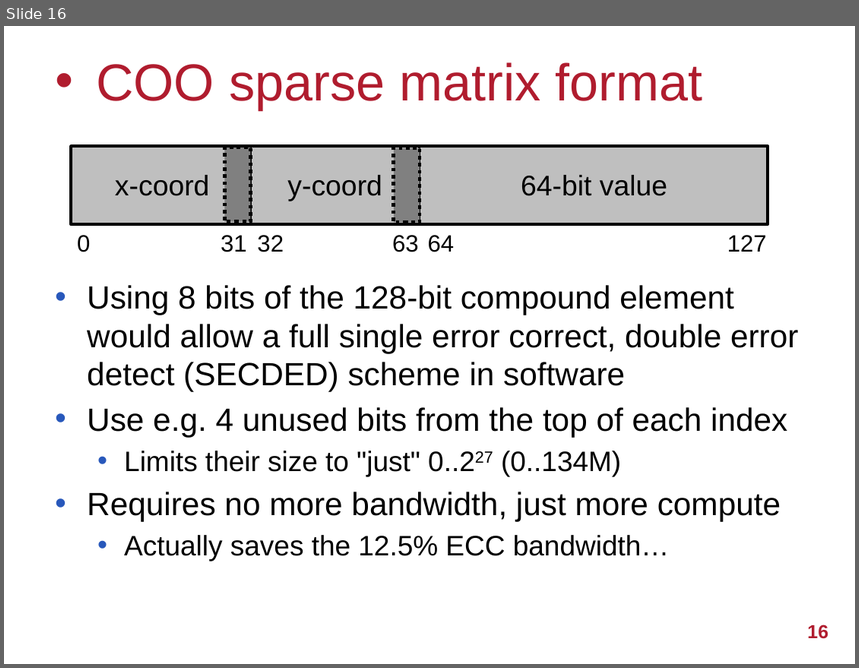
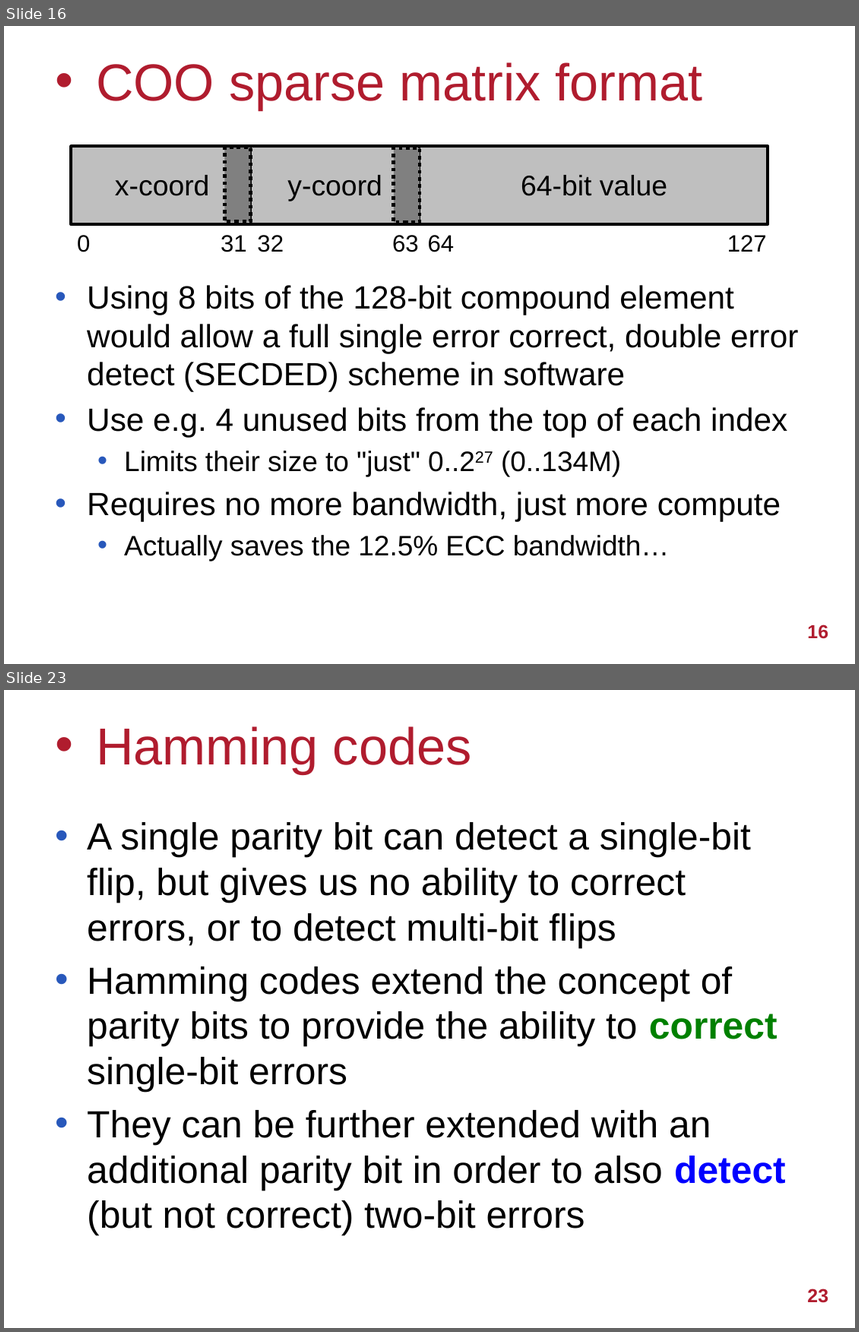
Before and after one commit to UoB-HPC/abft-training, a slide deck: abft-training.pptx. Shown one above the other, each under a label of ours: slide 16 before the commit, slides 16 and 23 after it; the slides between them are not shown. The pictures are 859x668 and 859x1332 pixels, drawn with LibreOffice and Linux fonts; fonts in the diff are those of the drawing; background and template pictures are left out. Boxes give left, top, right and bottom in pixels: in the first picture for what was removed or moved away, otherwise in the second. Text is boxed around its words. In the diff, an @@ line names an element or a change of style, - is before the commit and + after.

Commit message:
Add slides describing hamming codes and 7/8-bit SEC schemes

```diff
--- a/abft-training.pptx
+++ b/abft-training.pptx
@@ slide 23 added at [4, 690, 855, 1328], background #FFFFFF @@
@@ title added at [96, 726, 472, 774], 44 pt, text #B01C2E @@
+• Hamming codes
@@ text added at [87, 822, 786, 1236], 32 pt, text #000000 @@
+• A single parity bit can detect a single-bit flip, but gives us no ability to correct errors, or to detect multi-bit flips
+• Hamming codes extend the concept of parity bits to provide the ability to correct single-bit errors
+• They can be further extended with an additional parity bit in order to also detect (but not correct) two-bit errors
@@ page number added at [807, 1289, 829, 1303], 16 pt, text #B01C2E, bold @@
+23
```
Also in this commit, not shown: 6 slides changed, 16 other slides added, 1 slide removed.
